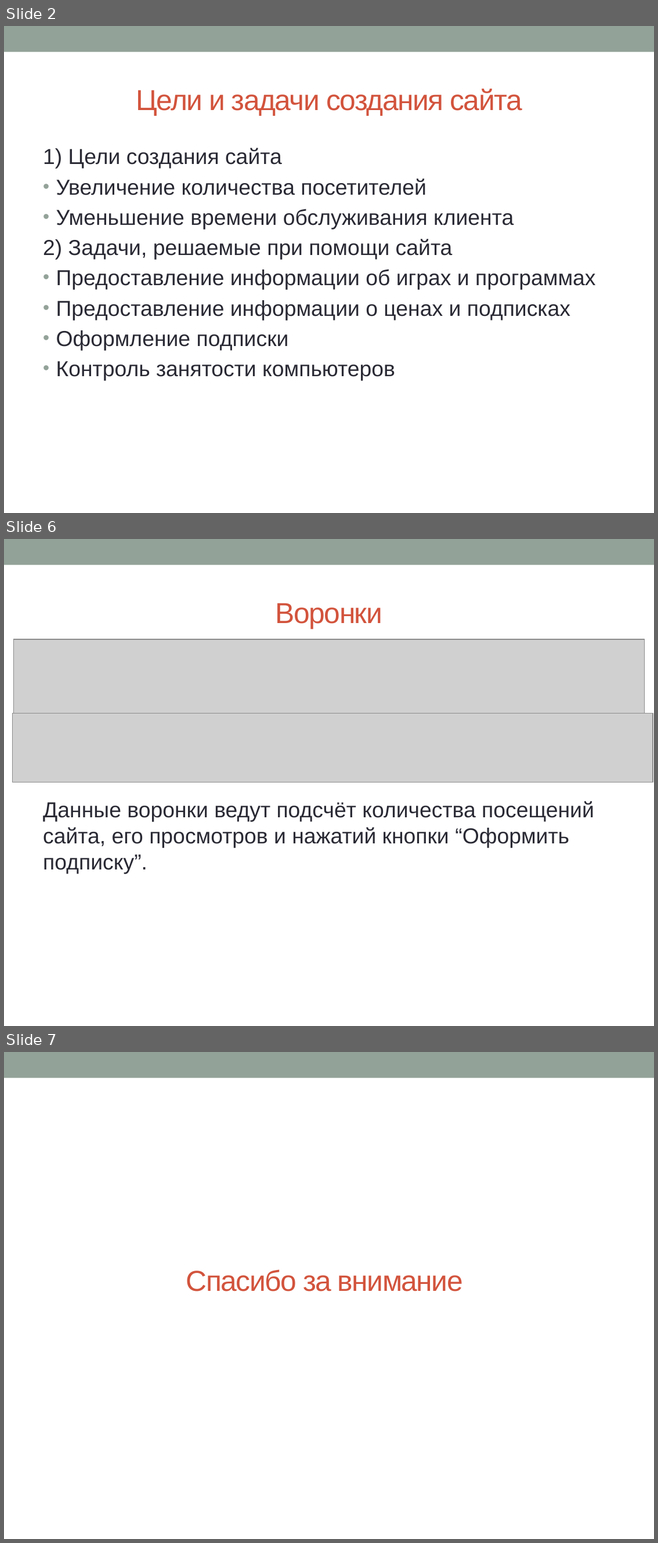
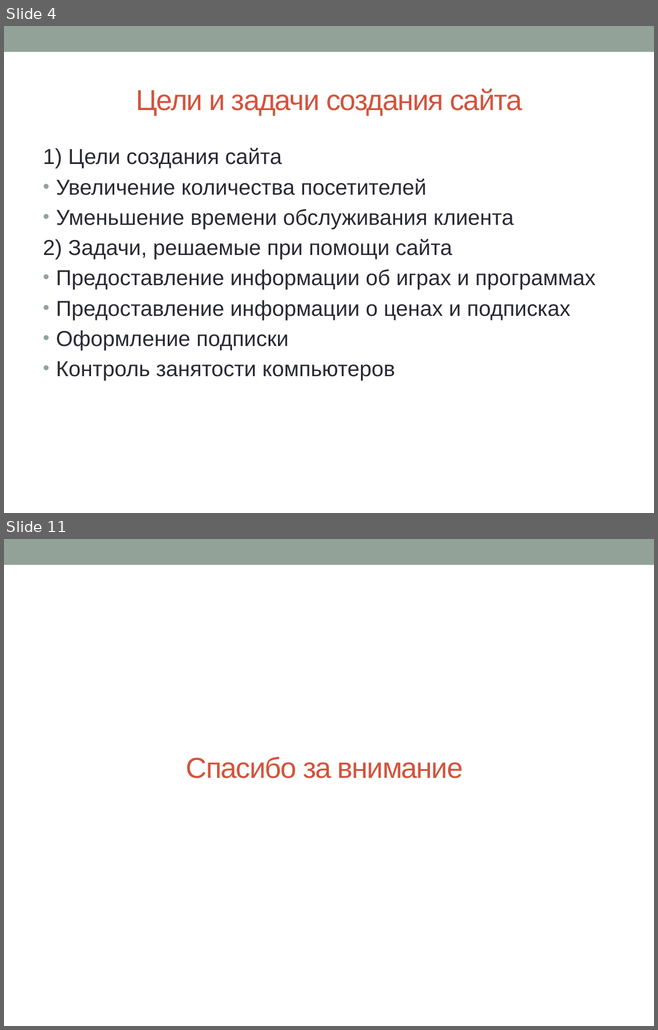
Before and after one commit to sergienkoaleksandr/-, a slide deck: Документы/Презентация.pptx. Shown one above the other, each under a label of ours: slides 2, 6 and 7 before the commit, slides 4 and 11 after it; the slides between them are not shown. The pictures are 658x1543 and 658x1030 pixels, drawn with LibreOffice and Linux fonts; fonts in the diff are those of the drawing; grey boxes stand for pictures. Boxes give left, top, right and bottom in pixels: in the first picture for what was removed or moved away, otherwise in the second. Text is boxed around its words. In the diff, an @@ line names an element or a change of style, - is before the commit and + after.

```diff
--- a/Документы/Презентация.pptx
+++ b/Документы/Презентация.pptx
@@ slide 6 removed at [4,539,654,1026], background #FFFFFF; not listed: 1 template element that a slide beside it also shows @@
@@ title removed at [275,603,382,629] @@
-Воронки
@@ picture removed at [13,640,644,714] @@
@@ picture removed at [13,713,652,782] @@
@@ text removed at [43,801,594,874] @@
-Данные воронки ведут подсчёт количества посещений сайта, его просмотров и нажатий кнопки “Оформить подписку”.
@@ what was slide 2 is now slide 4 @@
@@ what was slide 7 is now slide 11 @@
```
Also in this commit, not shown: 8 slides added, 3 other slides removed.
